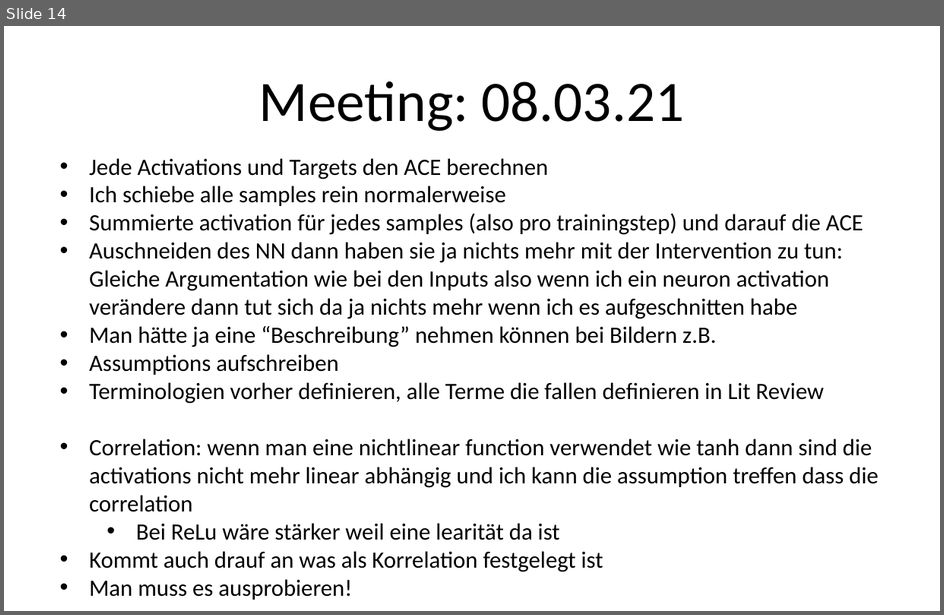
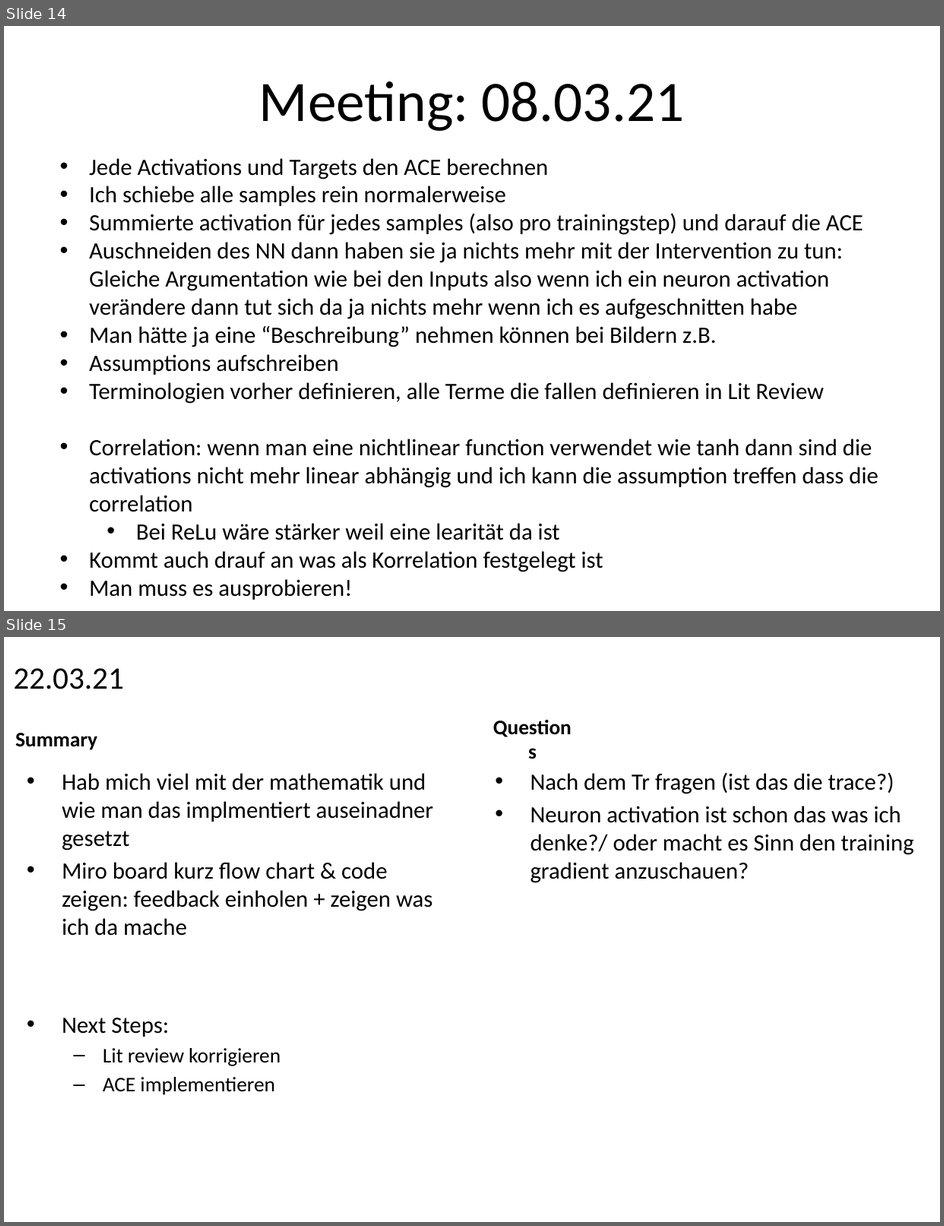
Before and after one commit to kathrinkhadra/Causal-Regularization-Master-Thesis, a slide deck: MeetingNotes.pptx. Shown one above the other, each under a label of ours: slide 14 before the commit, slides 14 and 15 after it. The pictures are 944x615 and 944x1226 pixels, drawn with LibreOffice and Linux fonts; fonts in the diff are those of the drawing. Boxes give left, top, right and bottom in pixels: in the first picture for what was removed or moved away, otherwise in the second. Text is boxed around its words. In the diff, an @@ line names an element or a change of style, - is before the commit and + after.

```diff
--- a/MeetingNotes.pptx
+++ b/MeetingNotes.pptx
@@ slide 15 added at bbox=[4, 637, 940, 1222], background #FFFFFF @@
@@ title added at bbox=[13, 668, 124, 689], 24 pt, text #000000 @@
+22.03.21
@@ text added at bbox=[15, 733, 97, 750], 16 pt, text #000000, bold @@
+Summary
@@ text added at bbox=[480, 728, 585, 749], 16 pt, text #000000, bold @@
+Questions
@@ text added at bbox=[62, 773, 434, 1095], 18 pt, text #000000 @@
+• Hab mich viel mit der mathematik und wie man das implmentiert auseinadner gesetzt
+• Miro board kurz flow chart & code zeigen: feedback einholen + zeigen was ich da mache
+• Next Steps:
+  – Lit review korrigieren
+  – ACE implementieren
@@ text added at bbox=[531, 772, 914, 883], 18 pt, text #000000 @@
+• Nach dem Tr fragen (ist das die trace?)
+• Neuron activation ist schon das was ich denke?/ oder macht es Sinn den training gradient anzuschauen?
```
Also in this commit, not shown: 1 other slide added, 4 other files.
